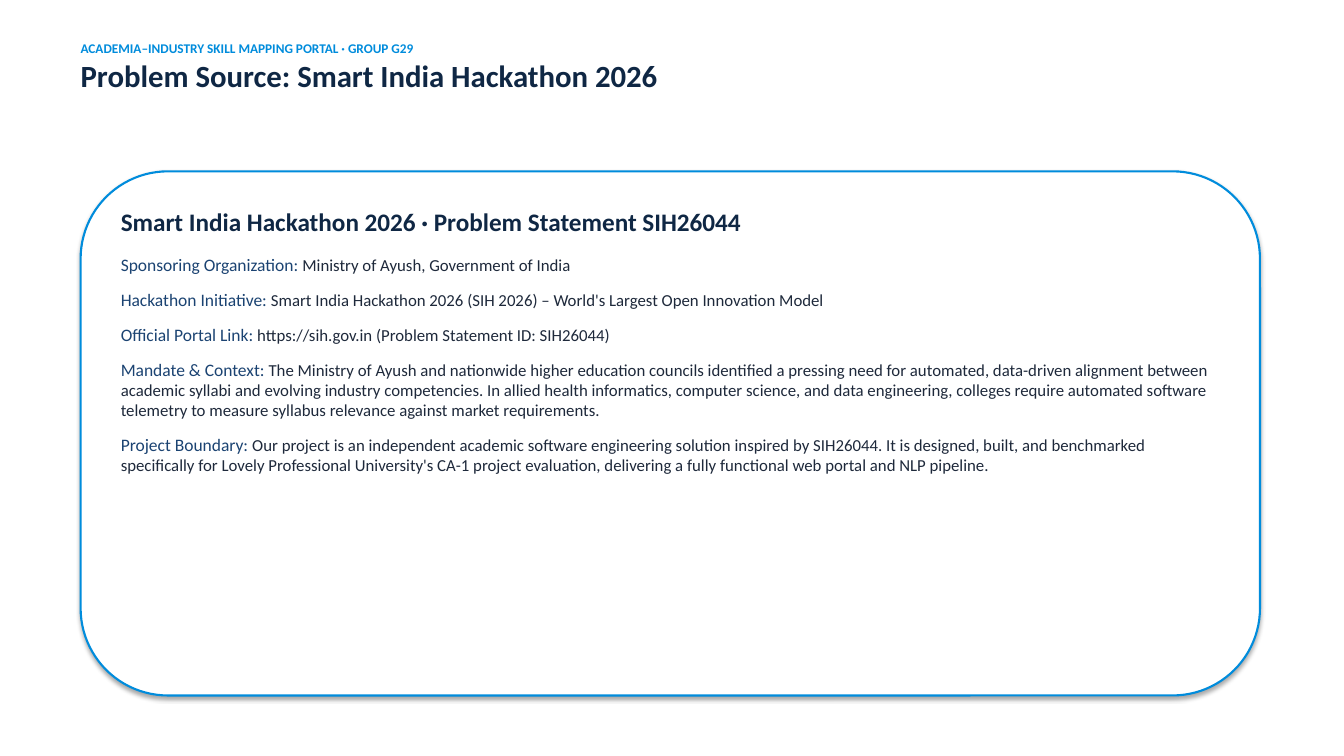
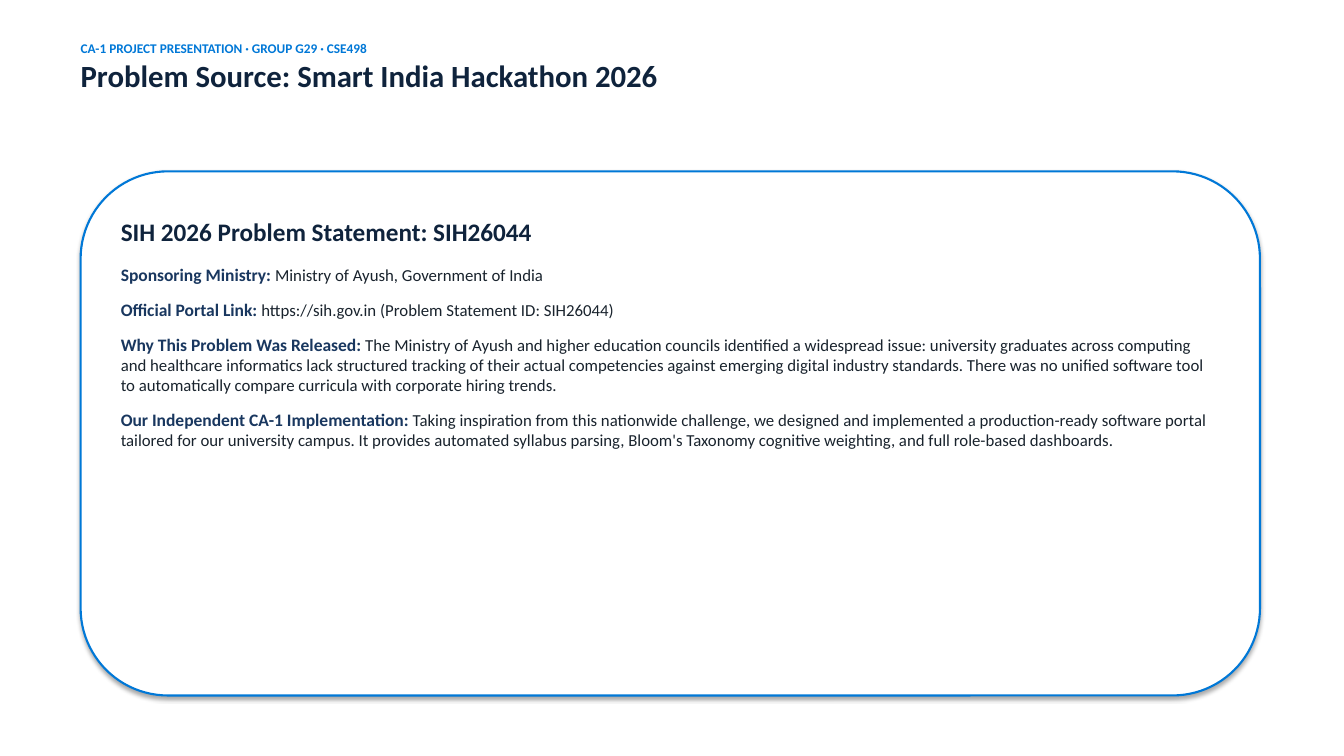
Before and after one commit to Shivam182-21/Academia_Industry_Skill_Mapping_Portal, a slide deck: slide 3 of K3P25_CSE_G29_CA1/presentation/K3P25_CSE_G29_CA1_Slides.pptx. Drawn at 1344x756 pixels with LibreOffice and Linux fonts; fonts in the diff are those of the drawing. Boxes give left, top, right and bottom in pixels: in the first picture for what was removed or moved away, otherwise in the second. Text is boxed around its words. In the diff, an @@ line names an element or a change of style, - is before the commit and + after.

Commit message:
docs: rewrite CA-1 report and presentation in authentic human-written engineering student style

```diff
--- a/K3P25_CSE_G29_CA1/presentation/K3P25_CSE_G29_CA1_Slides.pptx
+++ b/K3P25_CSE_G29_CA1/presentation/K3P25_CSE_G29_CA1_Slides.pptx
@@ text at (x1=81, y1=44, x2=367, y2=53): text changed; text colour #008CDC to #0078D7 @@
-ACADEMIA–INDUSTRY SKILL MAPPING PORTAL · GROUP G29
+CA-1 PROJECT PRESENTATION · GROUP G29 · CSE498
@@ rounded rectangle at (x1=81, y1=171, x2=1260, y2=696): outline #008CDC 1.5 pt to #0078D7 1.5 pt @@
@@ text "SIH 2026 Problem Statement: SIH26044" moved from (x1=121, y1=213, x2=1207, y2=474) to (x1=121, y1=223, x2=1206, y2=449) @@
@@ text at (x1=121, y1=223, x2=543, y2=284): text changed; text colour #1E293B to #19232D; bold on @@
-Smart India Hackathon 2026 · Problem Statement SIH26044
-Sponsoring Organization: Ministry of Ayush, Government of India
-Hackathon Initiative: Smart India Hackathon 2026 (SIH 2026) – World's Largest Open Innovation Model
+SIH 2026 Problem Statement: SIH26044
+Sponsoring Ministry: Ministry of Ayush, Government of India
@@ text at (x1=121, y1=303, x2=614, y2=319): text colour #1B4372 to #19375F, bold on in "Official Portal Link:"; text colour #1E293B to #19232D in "https://sih.gov.in (Problem Statement ID: SIH26044)" @@
@@ text at (x1=121, y1=338, x2=1206, y2=449): text changed; text colour #1E293B to #19232D @@
-Mandate & Context: The Ministry of Ayush and nationwide higher education councils identified a pressing need for automated, data-driven alignment between academic syllabi and evolving industry competencies. In allied health informatics, computer science, and data engineering, colleges require automated software telemetry to measure syllabus relevance against market requirements.
-Project Boundary: Our project is an independent academic software engineering solution inspired by SIH26044. It is designed, built, and benchmarked specifically for Lovely Professional University's CA-1 project evaluation, delivering a fully functional web portal and NLP pipeline.
+Why This Problem Was Released: The Ministry of Ayush and higher education councils identified a widespread issue: university graduates across computing and healthcare informatics lack structured tracking of their actual competencies against emerging digital industry standards. There was no unified software tool to automatically compare curricula with corporate hiring trends.
+Our Independent CA-1 Implementation: Taking inspiration from this nationwide challenge, we designed and implemented a production-ready software portal tailored for our university campus. It provides automated syllabus parsing, Bloom's Taxonomy cognitive weighting, and full role-based dashboards.
```
Also in this commit, not shown: 8 other slides changed, 1 slide added, 1 slide removed, 7 other files.
